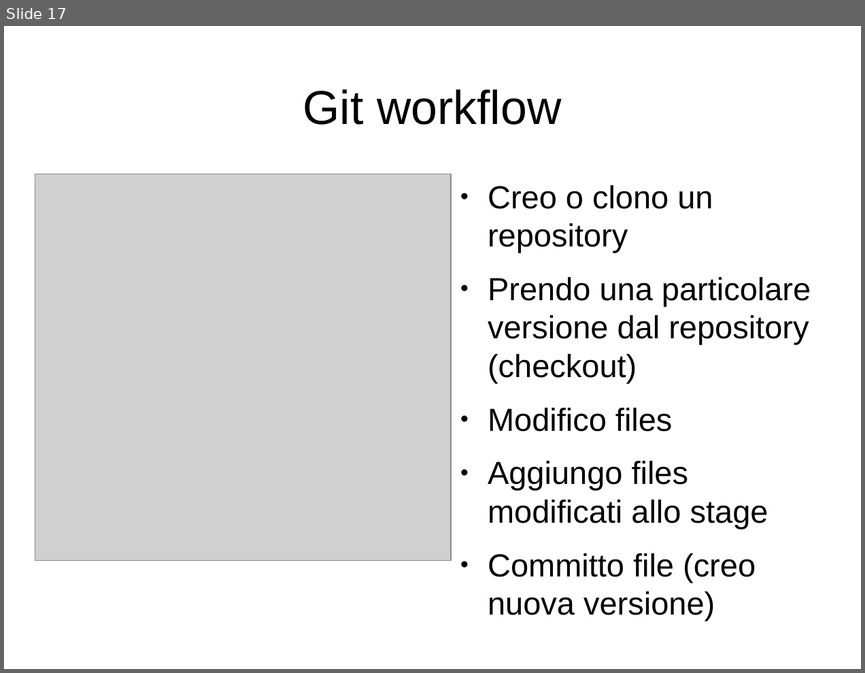
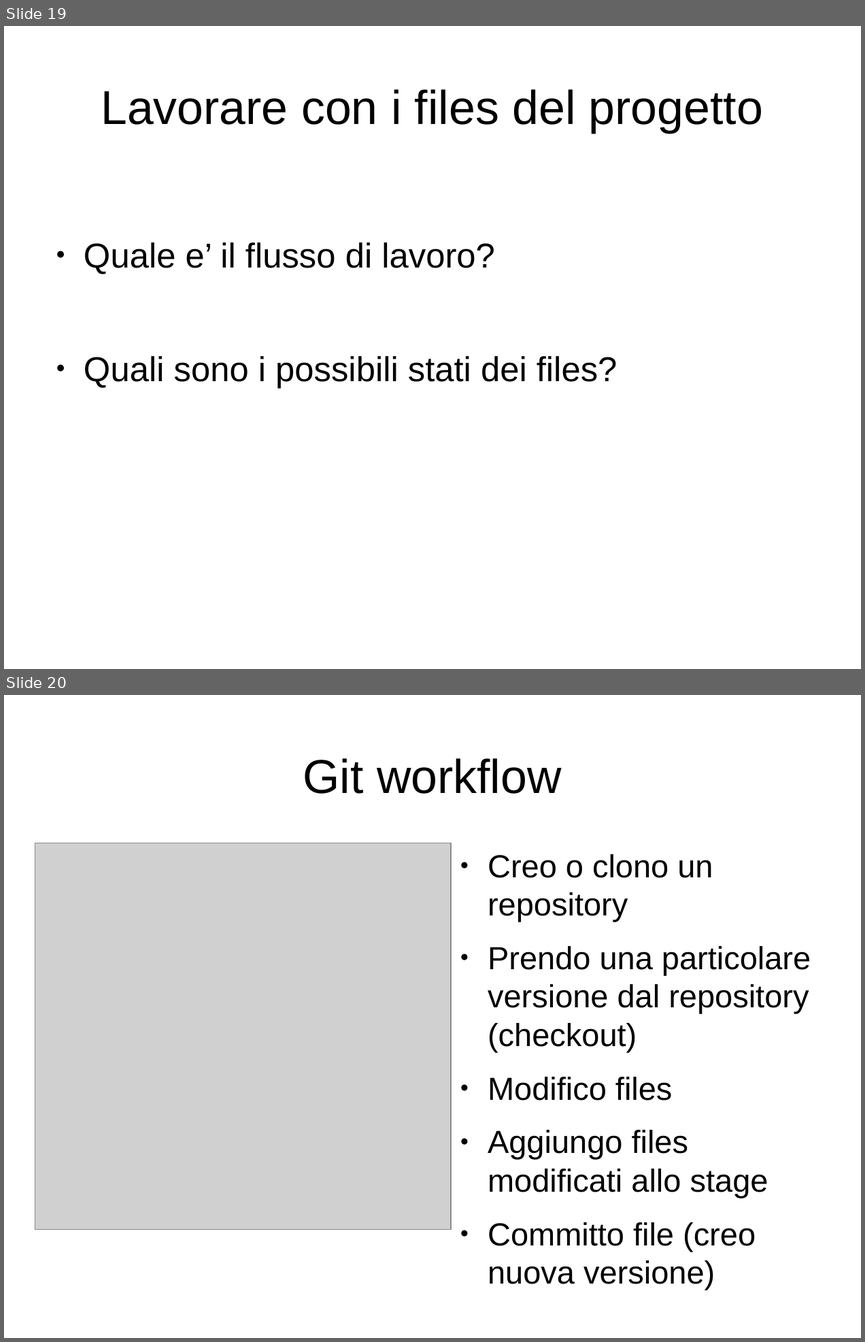
Before and after one commit to lucamariani/corso_diapositive, a slide deck: lez1.odp. Shown one above the other, each under a label of ours: slide 17 before the commit, slides 19 and 20 after it. The pictures are 865x673 and 865x1342 pixels, drawn with LibreOffice and Linux fonts; fonts in the diff are those of the drawing; grey boxes stand for pictures. Boxes give left, top, right and bottom in pixels: in the first picture for what was removed or moved away, otherwise in the second. Text is boxed around its words. In the diff, an @@ line names an element or a change of style, - is before the commit and + after.

```diff
--- a/lez1.odp
+++ b/lez1.odp
@@ slide 19 added at (4,26,861,669), background #FFFFFF @@
@@ title added at (101,89,763,133), 44 pt, text #000000 @@
+Lavorare con i files del progetto
@@ text added at (84,242,617,388), 32 pt, text #000000 @@
+● Quale e’ il flusso di lavoro?
+● Quali sono i possibili stati dei files?
@@ what was slide 17 is now slide 20 @@
```
Also in this commit, not shown: 4 slides changed, 1 other slide added, 1 other file.
